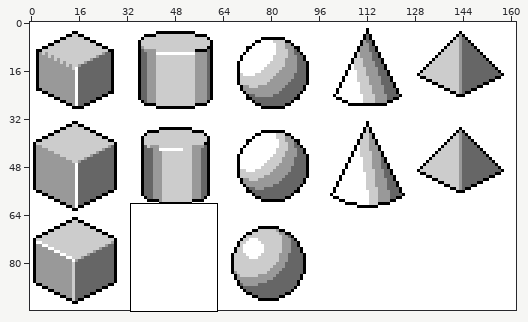
Two states of a pixel-art file, BasicShapes/5shapes7.aseprite. The first picture is a wide view before the edit; the outline marks the close-up.
Close-up. Before the edit:
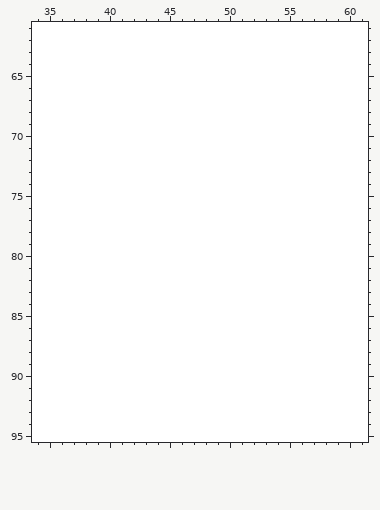
162x96 pixels, 1 frame. Shown: x 34..61, y 61..95.
Now the later version:
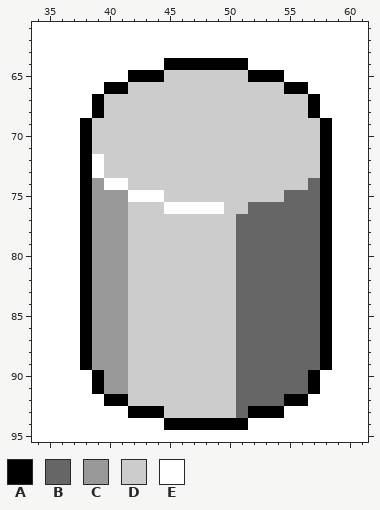
Palette (. is transparent): A #000000  B #666666  C #999999  D #cccccc  E #ffffff
What changed:
Layer "Layer 2":
y 64: x 45..51 EEEEEEE -> AAAAAAA
y 65: x 42..54 EEEEEEEEEEEEE -> AAADDDDDDDAAA
y 66: x 40..56 EEEEEEEEEEEEEEEEE -> AADDDDDDDDDDDDDAA
y 67..68: x 39..57 EEEEEEEEEEEEEEEEEEE -> ADDDDDDDDDDDDDDDDDA
y 69..71: x 38..58 EEEEEEEEEEEEEEEEEEEEE -> ADDDDDDDDDDDDDDDDDDDA
y 72..73: x 38 E -> A; x 40..58 EEEEEEEEEEEEEEEEEEE -> DDDDDDDDDDDDDDDDDDA
y 74: x 38..39 EE -> AC; x 42..58 EEEEEEEEEEEEEEEEE -> DDDDDDDDDDDDDDDBA
y 75: x 38..41 EEEE -> ACCC; x 45..58 EEEEEEEEEEEEEE -> DDDDDDDDDDBBBA
y 76: x 38..44 EEEEEEE -> ACCCDDD; x 50..58 EEEEEEEEE -> DDBBBBBBA
y 77..89: x 38..58 EEEEEEEEEEEEEEEEEEEEE -> ACCCDDDDDDDDDBBBBBBBA
y 90..91: x 39..57 EEEEEEEEEEEEEEEEEEE -> ACCDDDDDDDDDBBBBBBA
y 92: x 40..56 EEEEEEEEEEEEEEEEE -> AADDDDDDDDDBBBBAA
y 93: x 42..54 EEEEEEEEEEEEE -> AAADDDDDDBAAA
y 94: x 45..51 EEEEEEE -> AAAAAAA
Where, in picture pixels (left, top, right, bottom), the same in both close-ups:
changed: (80, 58, 332, 430)
